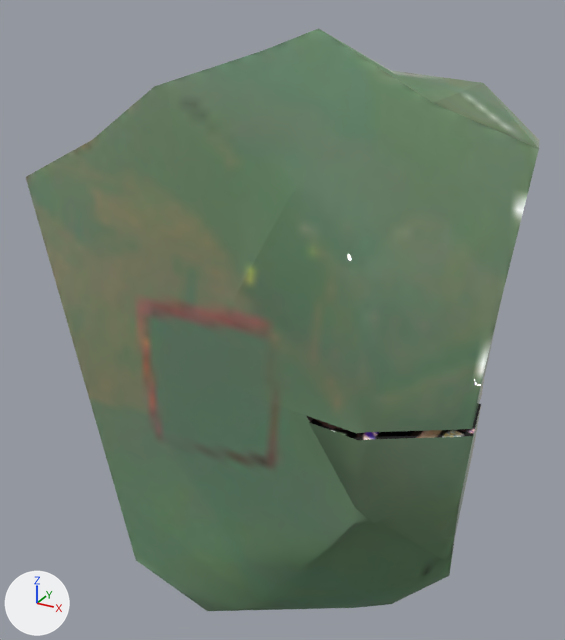
Two versions of the glTF model obj/Ceramic005.gltf, one commit apart.
Before and after are seen from a camera (50 mm lens) standing at (-0.0508, -0.0674, -0.4193) and looking at (-0.1214, 0.061, -0.4834). The lights are fixed; the arrows at lower left show +X, +Y and +Z. Where no turn or scale is listed for an object, it has been applied to the vertices.

Objects in the first picture: 'Ceramic005', 'Ceramic005_001', 'Ceramic005_002', 'Ceramic005_003', 'Ceramic005_004', 'Ceramic005_005'.
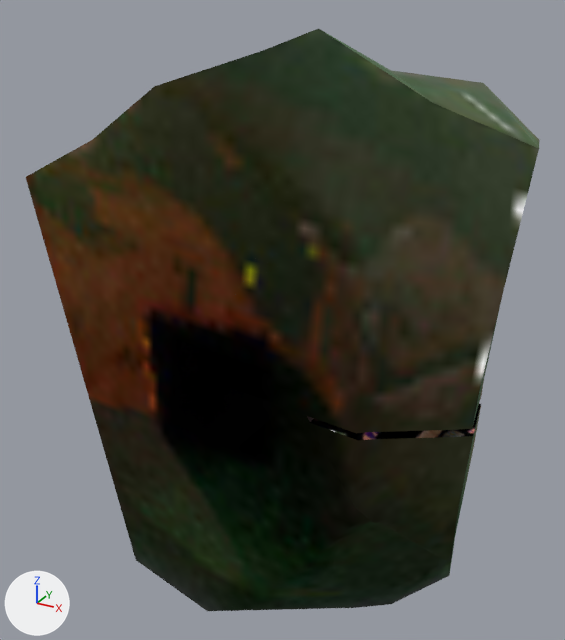
Where the change shows, as pixel boxes (x1, y1, x2, y2) in the pictures (565 x 640 px):
'Ceramic005_002', recoloured
    both: (209, 74, 540, 433)
'Ceramic005_003', recoloured
    both: (130, 407, 455, 611)
'Ceramic005_001', recoloured (green to brown)
    both: (26, 81, 219, 400)
'Ceramic005_004', recoloured
    both: (168, 29, 414, 347)
'Ceramic005_005', recoloured
    both: (68, 324, 283, 538)
'Ceramic005', recoloured
    both: (309, 404, 481, 561)

The change, as a diff of the scene's bpy script:
```diff
--- a/obj/Ceramic005.gltf.py
+++ b/obj/Ceramic005.gltf.py
@@ mat_harrow @@
+mat_harrow = bpy.data.materials.new('Harrow')
+# colours: black #000000
+# uses the picture img_branalp_diffuse_baked_jpg
@@ me_plane_046 @@
 me_plane_046.from_pydata(...)  # 32 vertices, 60 faces; spans x -0.0147..0.0106, y -0.0155..0.0169, z -0.0223..0.014
-me_plane_046.materials.append(mat_branalp)
+me_plane_046.materials.append(mat_harrow)
@@ me_plane_092 @@
 me_plane_092.from_pydata(...)  # 23 vertices, 42 faces; spans x -0.0278..0.014, y -0.0054..0.0083, z -0.0289..0.0268
-me_plane_092.materials.append(mat_branalp)
+me_plane_092.materials.append(mat_harrow)
@@ me_plane_093 @@
 me_plane_093.from_pydata(...)  # 55 vertices, 106 faces; spans x -0.0242..0.0223, y -0.0143..0.0314, z -0.0233..0.035
-me_plane_093.materials.append(mat_branalp)
+me_plane_093.materials.append(mat_harrow)
@@ me_plane_094 @@
 me_plane_094.from_pydata(...)  # 43 vertices, 82 faces; spans x -0.0417..0.0238, y -0.0126..0.0204, z -0.0288..0.0271
-me_plane_094.materials.append(mat_branalp)
+me_plane_094.materials.append(mat_harrow)
@@ me_plane_095 @@
 me_plane_095.from_pydata(...)  # 38 vertices, 72 faces; spans x -0.0146..0.017, y -0.01..0.0221, z -0.0312..0.0222
-me_plane_095.materials.append(mat_branalp)
+me_plane_095.materials.append(mat_harrow)
@@ me_plane_096 @@
 me_plane_096.from_pydata(...)  # 20 vertices, 36 faces; spans x -0.0254..0.0236, y -0.0071..0.0049, z -0.0318..0.0175
-me_plane_096.materials.append(mat_branalp)
+me_plane_096.materials.append(mat_harrow)
```
